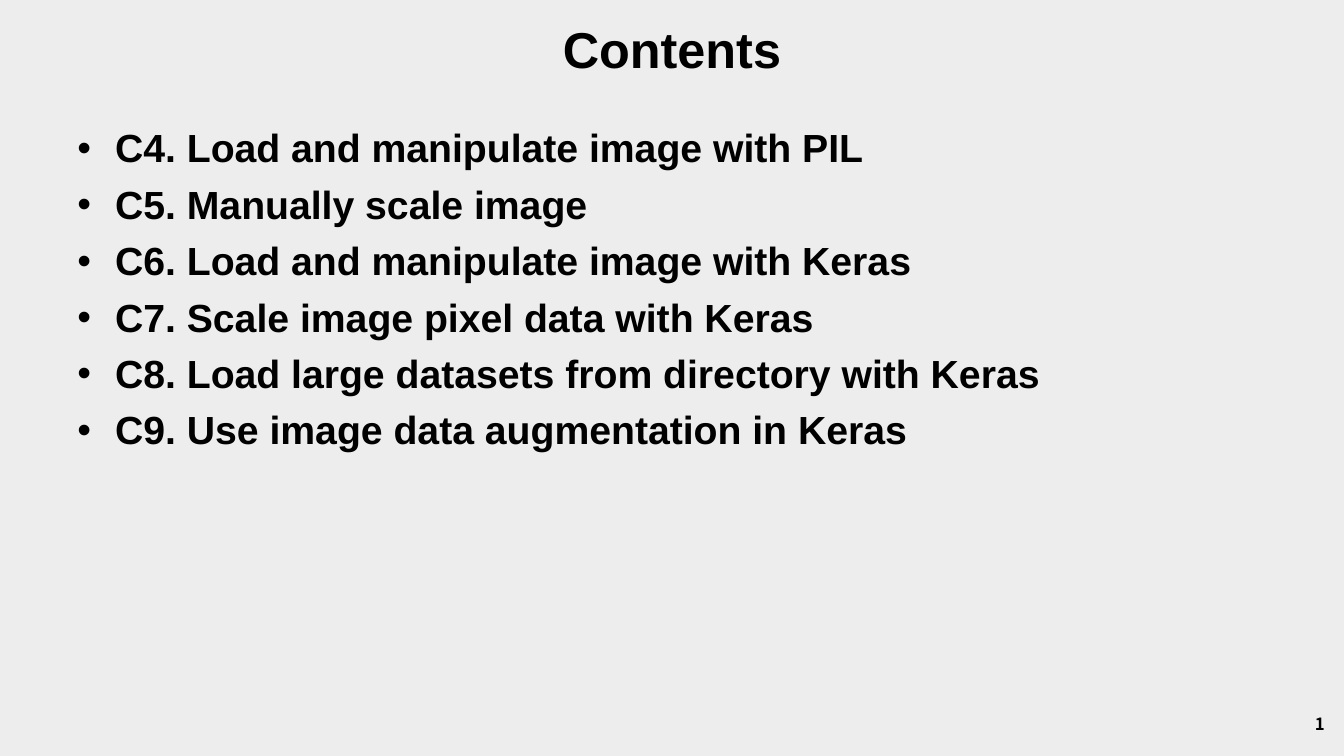
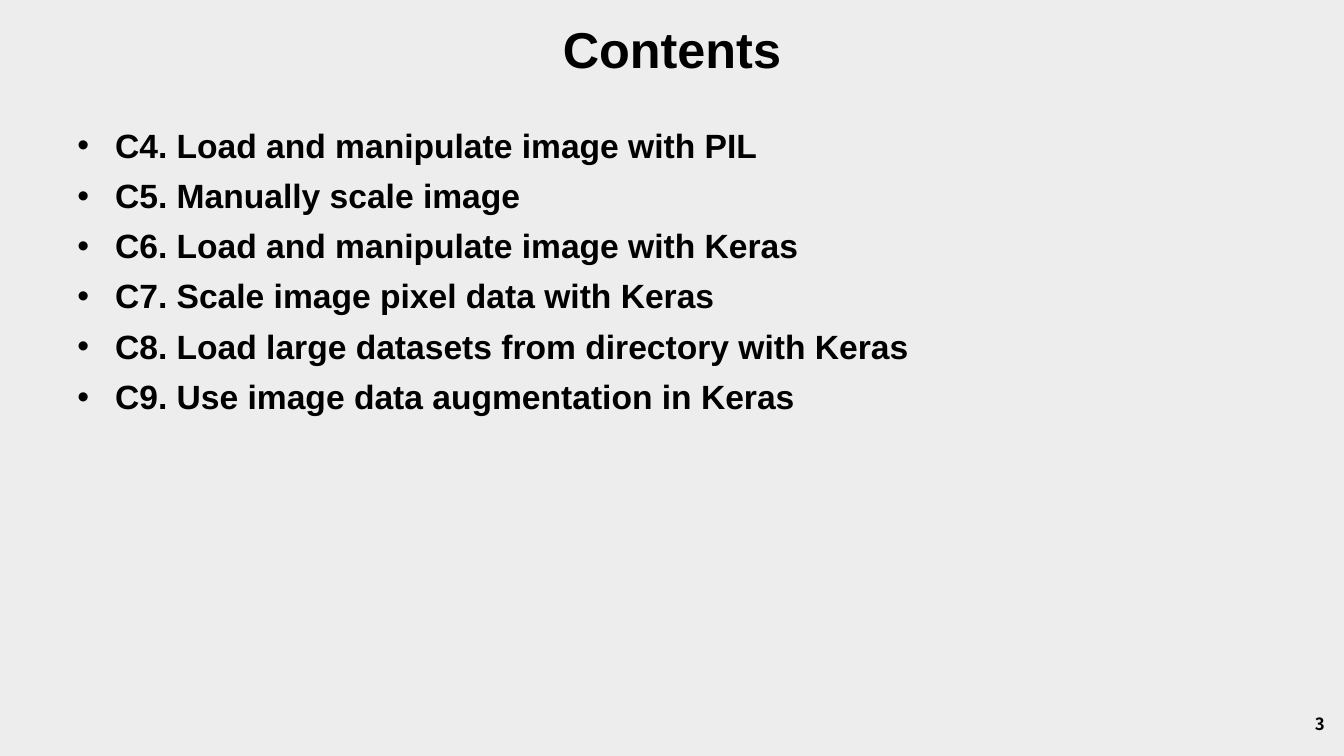
Before and after one commit to gemmanguen/Fundamental_review, a slide deck: slide 3 of 4ComputerVision/frk_DL-for-CV_v0.pptx (slide 1 before the commit). Drawn at 1344x756 pixels with LibreOffice and Linux fonts; fonts in the diff are those of the drawing. Boxes give left, top, right and bottom in pixels: in the first picture for what was removed or moved away, otherwise in the second. Text is boxed around its words. In the diff, an @@ line names an element or a change of style, - is before the commit and + after.

```diff
--- a/4ComputerVision/frk_DL-for-CV_v0.pptx
+++ b/4ComputerVision/frk_DL-for-CV_v0.pptx
@@ text "C4. Load and manipulate image ..." at (115,133,908,416): size 28 to 24 pt @@
@@ page number at (1315,717,1325,731): text changed @@
-1
+3
```
Also in this commit, not shown: 2 slides added, 34 other files.
